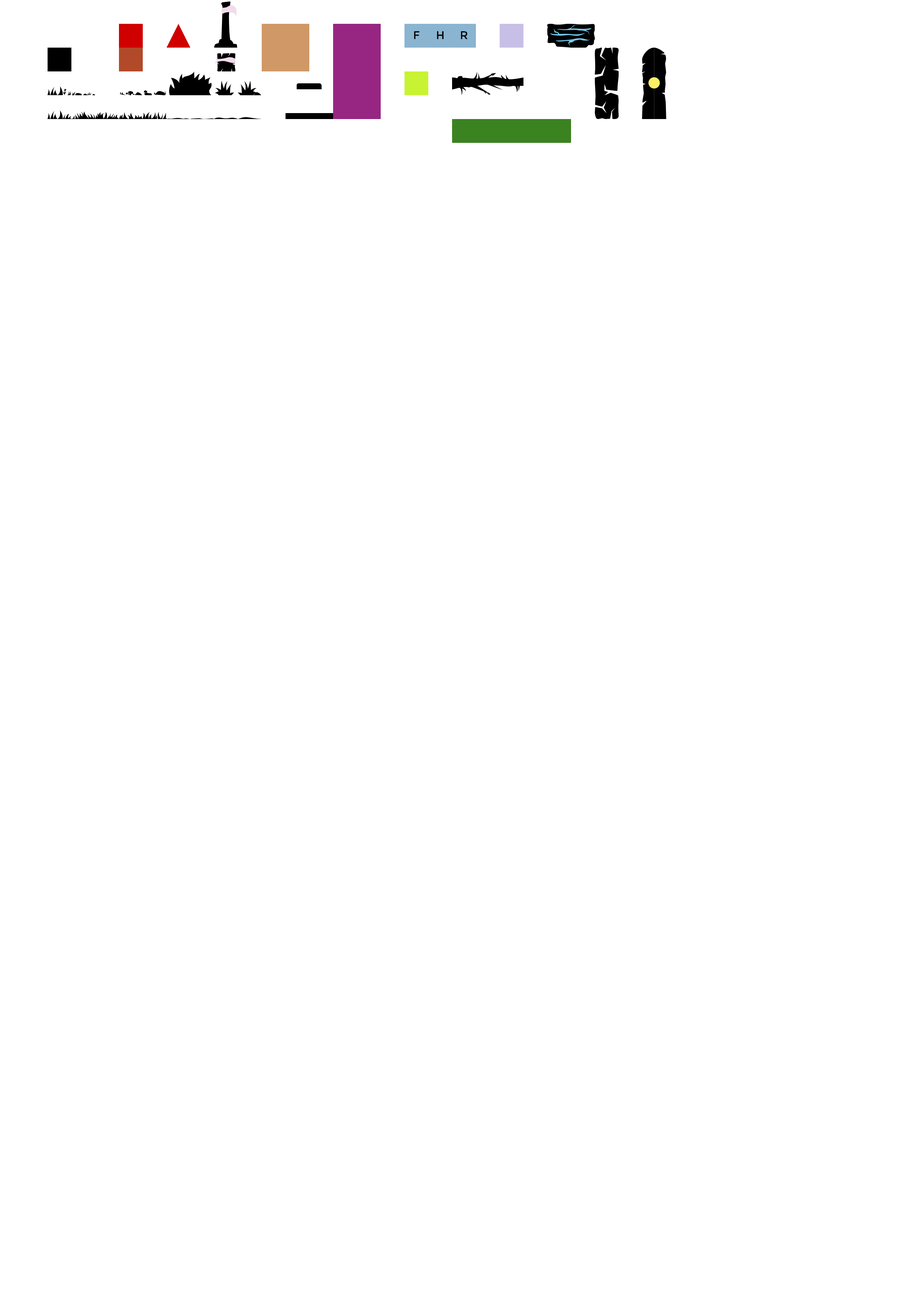
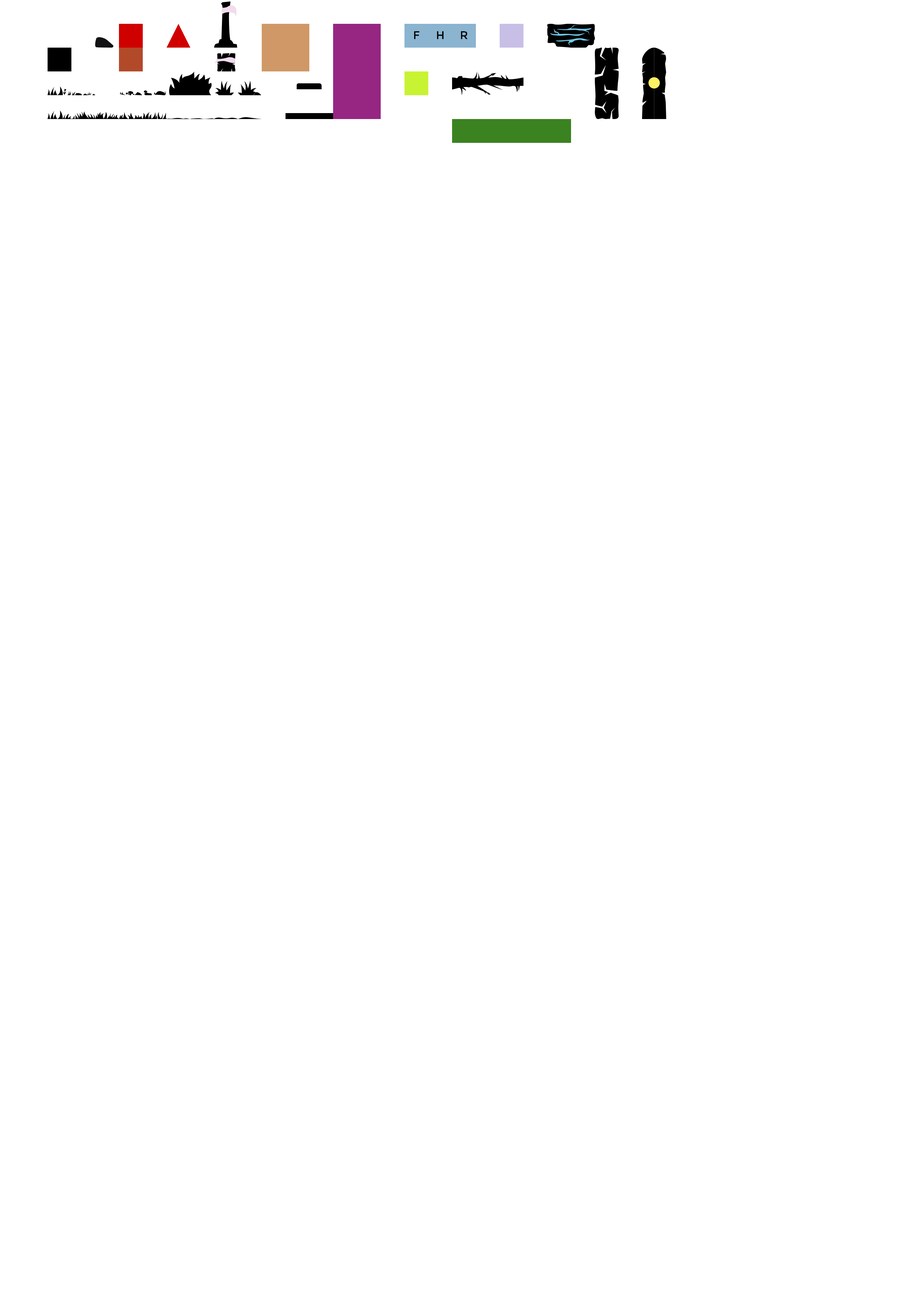
Before/after of a 922x1305 layered artwork. What changed in the layer stack:
added layer "Objet dynamique vectoriel" (2nd of 27) above "Objet dynamique vectoriel" over [95, 37, 114, 48]
